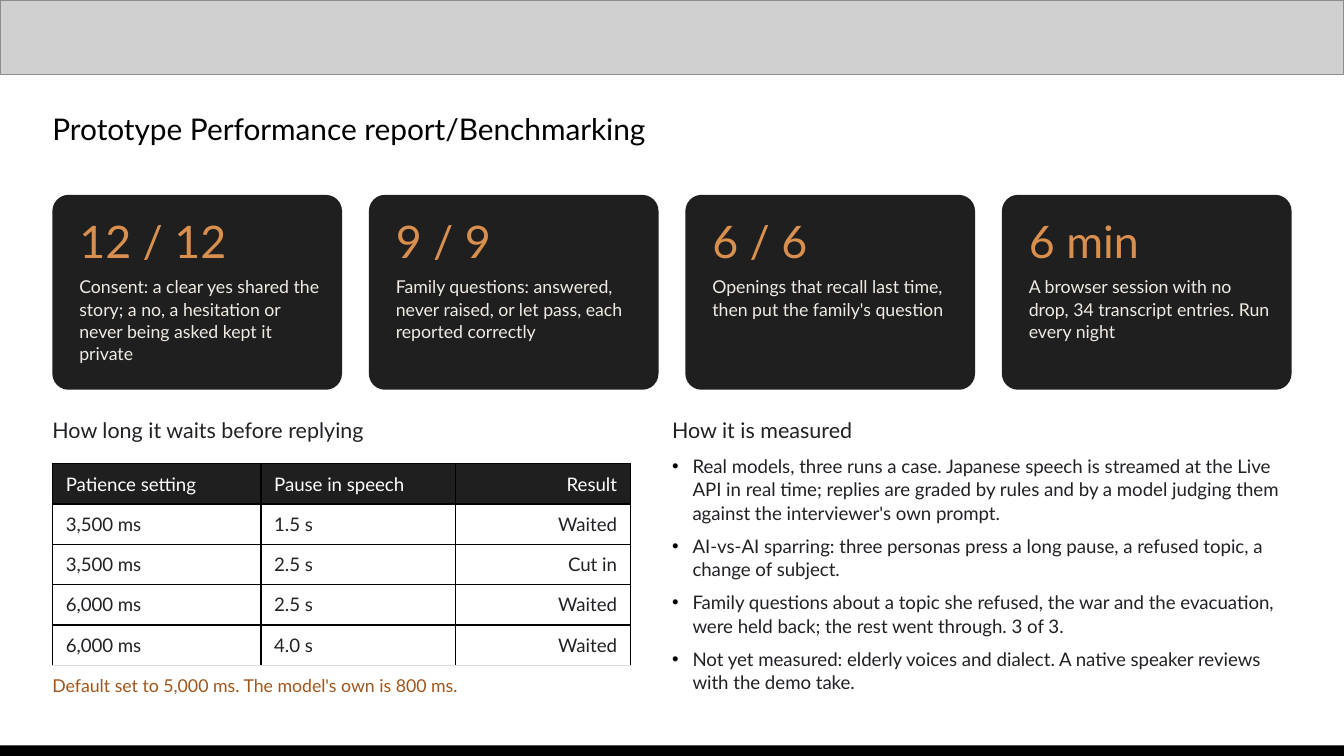
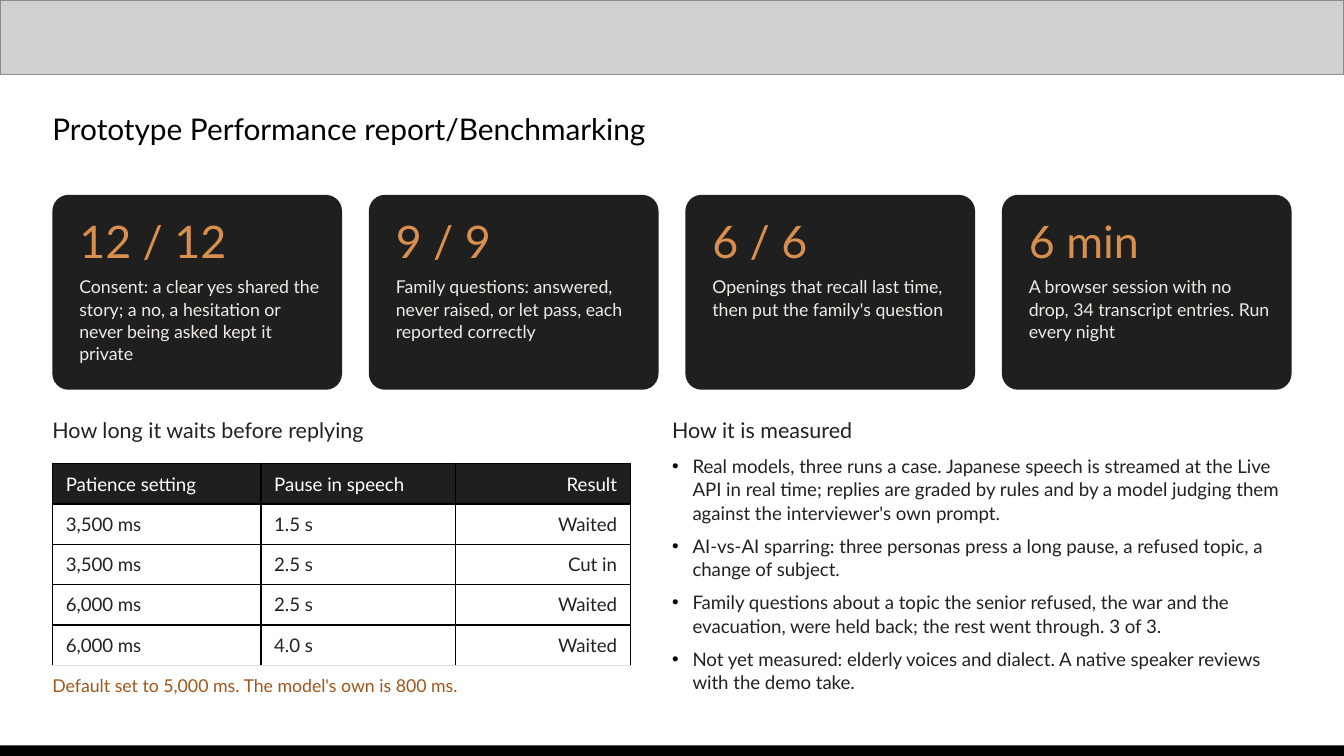
Before and after one commit to kaseovo/kataribe, a slide deck: slide 11 of docs/demo/kataribe-pitch-deck.pptx. Drawn at 1344x756 pixels with LibreOffice and Linux fonts; fonts in the diff are those of the drawing; grey boxes stand for pictures. Boxes give left, top, right and bottom in pixels: in the first picture for what was removed or moved away, otherwise in the second. Text is boxed around its words. In the diff, an @@ line names an element or a change of style, - is before the commit and + after.

```diff
--- a/docs/demo/kataribe-pitch-deck.pptx
+++ b/docs/demo/kataribe-pitch-deck.pptx
@@ text at (693,595,1229,637): text changed @@
-• Family questions about a topic she refused, the war and the evacuation, were held back; the rest went through. 3 of 3.
+• Family questions about a topic the senior refused, the war and the evacuation, were held back; the rest went through. 3 of 3.
```
Also in this commit, not shown: 9 other slides changed, 1 other file.
